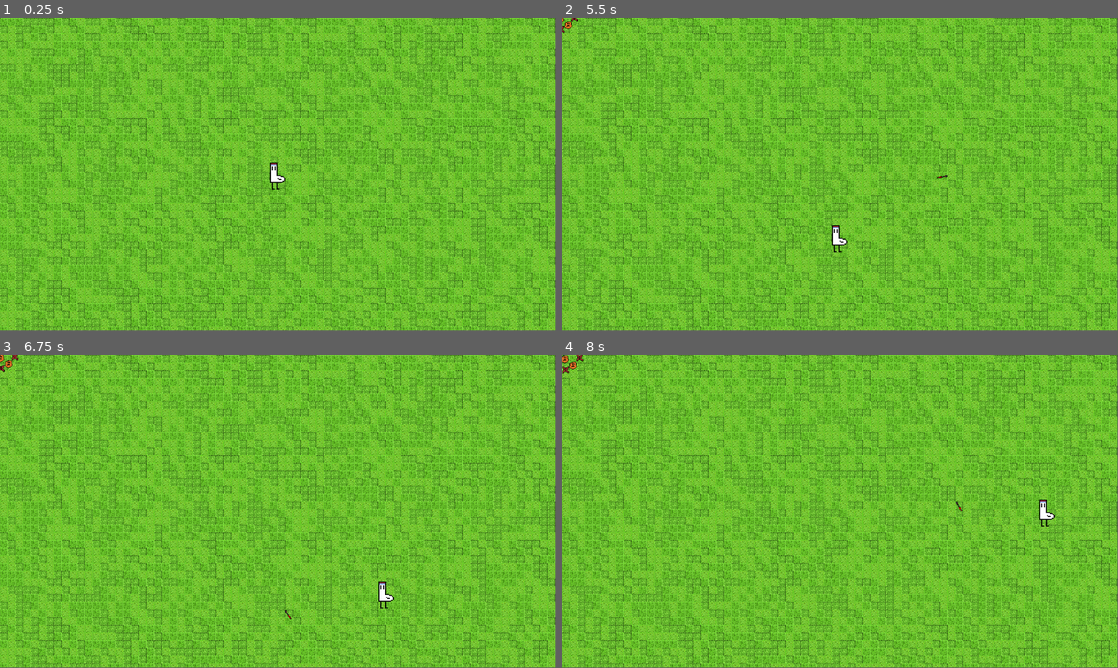
Above: before the commit, frames 1-4 (two rows, left to right).
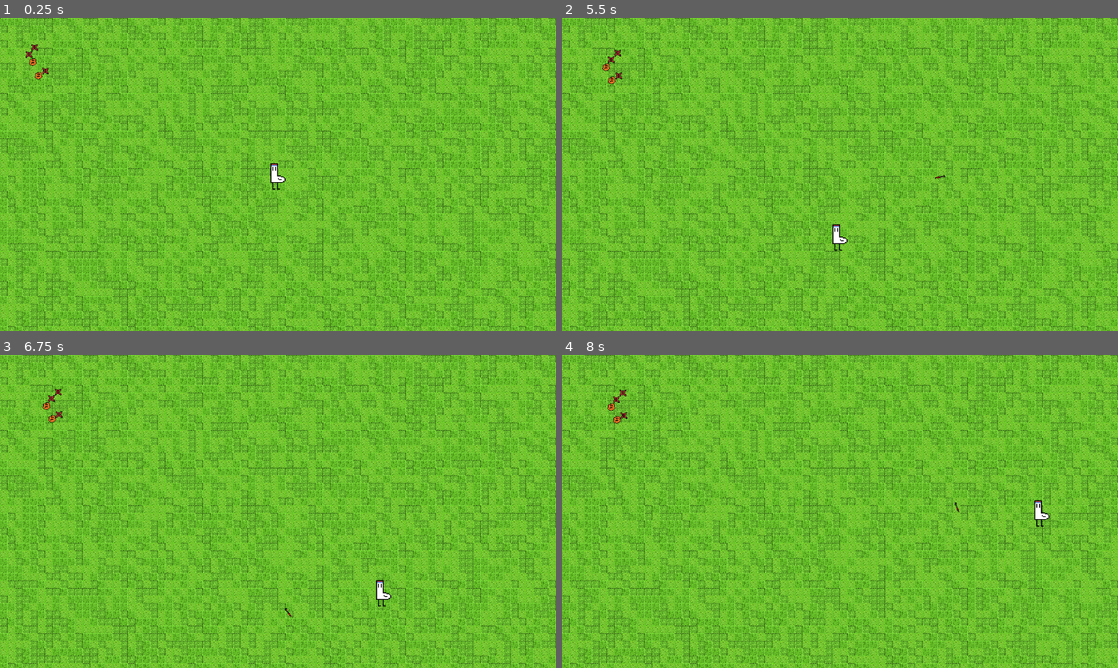
Above: after the commit, the same moments.

Repository: merlinseela/draw-a-path
Game: Godot game, scene res://main.tscn
Same seed, same stepped clock (60 frames per second), same inputs: the game is played once before the commit and once after it.
Inputs (mouse positions are in pixels of both pictures, inside the frame that each line leads up to):
- Up to frame 1 (0.25 s): no input
- Up to frame 2 (5.5 s): tap Enter at 0.5 s; move the mouse to (962, 158) at 0.52 s; hold D (move_right) 0.53-1.28 s; click (962, 158) at 0.6 s; move the mouse to (728, 190) at 1.27 s; hold S (move_down) 1.28-2.03 s; right-click (728, 190) at 1.35 s; move the mouse to (895, 105) at 2.02 s; hold D (move_right) 2.03-2.78 s; click (895, 105) at 2.1 s; move the mouse to (812, 237) at 2.77 s; hold W (move_up) 2.78-3.53 s; right-click (812, 237) at 2.85 s; move the mouse to (1006, 221) at 3.52 s; hold A (move_left) 3.53-5.03 s; click (1006, 221) at 3.6 s; move the mouse to (673, 127) at 4.27 s; right-click (673, 127) at 4.35 s; move the mouse to (867, 174) at 5.02 s; hold S (move_down) from 5.03 s (still down); click (867, 174) at 5.1 s
- Up to frame 3 (6.75 s): move the mouse to (194, 433) at 5.77 s; release S (move_down) at 5.78 s; hold D (move_right) 5.78-6.53 s; right-click (194, 433) at 5.85 s; move the mouse to (400, 495) at 6.52 s; hold W (move_up) from 6.53 s (still down); click (400, 495) at 6.6 s
- Up to frame 4 (8 s): move the mouse to (728, 527) at 7.27 s; release W (move_up) at 7.28 s; hold D (move_right) from 7.28 s (still down); right-click (728, 527) at 7.35 s
In our replay, the window is 799x449 before the commit and 800x450 after it. These sizes can differ from the game's own. Grey fills any space a smaller window leaves; there, only what the larger window draws over its background counts as a difference.

The runs differ from the first frame. In frame 1, 44% of the frame differs, in the area x 0-100%, y 0-100%; in frame 2, 44%; in frame 3, 44%; in frame 4, 44%.

Commit message:
wip commit by namelesscodr and Darma_Fox

Diff:
--- a/main.gd
+++ b/main.gd
@@ -14,4 +14,9 @@
 func _process(delta):
 	while enemy_count <= enemy_count_max:
 		enemy_count += 1
-		add_child(enemy.instantiate())
+		var enemy_new: CharacterBody2D = enemy.instantiate()
+		add_child(enemy_new)
+
+
+
+		enemy_new.position = Vector2(100,100)
--- a/project.godot
+++ b/project.godot
@@ -14,6 +14,11 @@
 run/main_scene="res://main.tscn"
 config/features=PackedStringArray("4.2", "Forward Plus")
 config/icon="res://icon.svg"
+
+[display]
+
+window/size/viewport_width=1184
+window/size/viewport_height=666
 
 [input]
 
--- a/scenes/tilemap/TileMap.gd
+++ b/scenes/tilemap/TileMap.gd
@@ -11,14 +11,13 @@
 
 # Called when the node enters the scene tree for the first time.
 func _ready():
-	# Viewport is somewhat not accurate
-	# drawing/rendering of tilemap creates around 2.5 rows more then needed
-	# drawing/rendering of tilemap creates around 2.0 rows
+	# TODO:Viewport is somewhat not accurate
+	# TODO:drawing/rendering of tilemap creates around 0.5 rows more then needed
 	size_x = get_viewport().size[0]
 	size_y = get_viewport().size[1]
 
-	size_x_tilemap = int(round(size_x / 16)) + 1
-	size_y_tilemap = int(round(size_y / 16)) + 1
+	size_x_tilemap = int(round(size_x / 16)) - 1
+	size_y_tilemap = int(round(size_y / 16)) - 1
 
 	loop_x_tracker = 0
 	loop_y_tracker = 0
